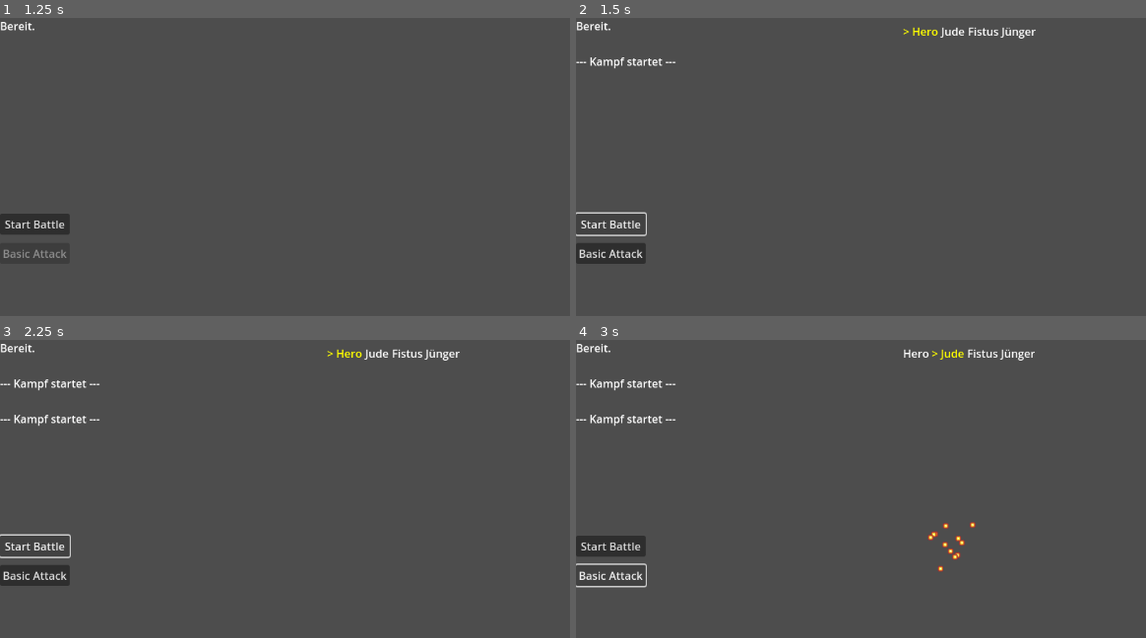
Above: before the commit, frames 1-4 (two rows, left to right).
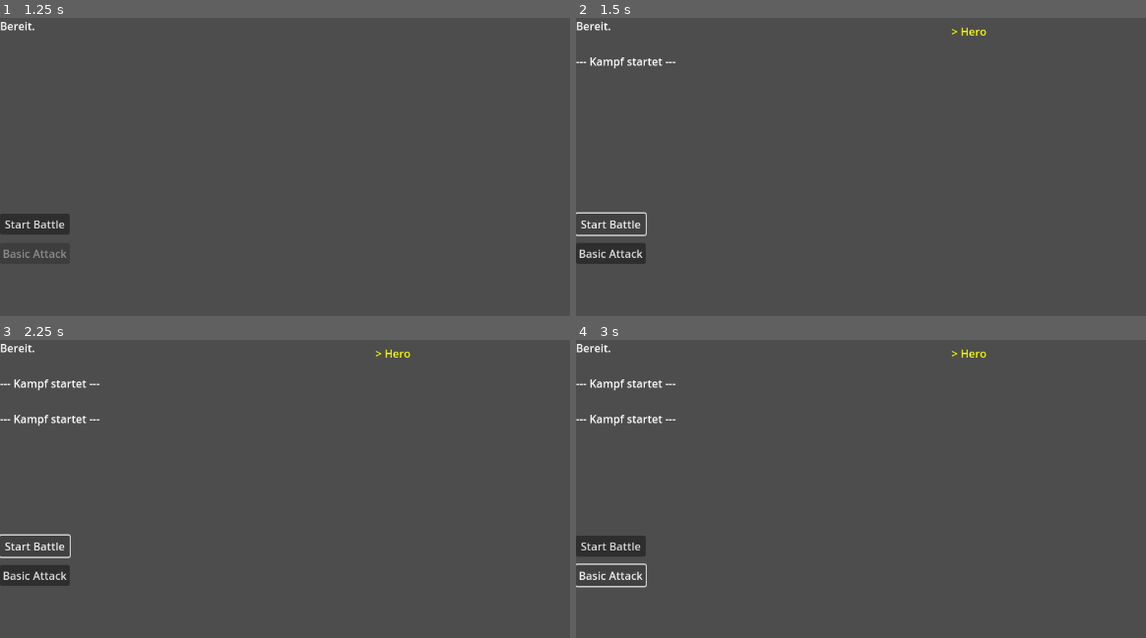
Above: after the commit, the same moments.

Repository: Marv0407/kotstulle-game
Game: Godot game, scene res://scenes/control.tscn
Same seed, same stepped clock (60 frames per second), same inputs: the game is played once before the commit and once after it.
Inputs:
- Up to frame 1 (1.25 s): click "Start New Game" at 0.5 s
- Up to frame 2 (1.5 s): click "Start Battle" at 1.25 s
- Up to frame 3 (2.25 s): click "Start Battle" at 2 s
- Up to frame 4 (3 s): click "Basic Attack" at 2.75 s

Frame 1 is identical in both runs. In frame 2, 0.4% of the frame differs, in the area x 57-81%, y 2-7%; in frame 3, 0.4%; in frame 4, 0.6%, in the area x 57-81%, y 2-78%.

Commit message:
Testing Enemy Spawning
Rentner Kloppe Rentner Kloppe Rentner Kloppe Rentner Kloppe Rentner Kloppe Rentner Kloppe Rentner Kloppe Rentner Kloppe

Diff:
--- a/scenes/BattleTest.tscn
+++ b/scenes/BattleTest.tscn
@@ -20,7 +20,7 @@
 script = ExtResource("2_tp7yc")
 party_data = Array[ExtResource("3_smx2l")]([ExtResource("4_5txia")])
 enemy_data = Array[ExtResource("3_smx2l")]([ExtResource("5_766wr"), ExtResource("6_tp7yc")])
-turn_order_container = NodePath("../DebugUI/TurnOrderContainer")
+turn_order_container = NodePath("../DebugUI/CanvasLayer/TurnOrderContainer")
 
 [node name="DebugUI" type="Control" parent="."]
 layout_mode = 3
@@ -29,6 +29,26 @@
 anchor_bottom = 1.0
 grow_horizontal = 2
 grow_vertical = 2
+
+[node name="CanvasLayer" type="CanvasLayer" parent="DebugUI"]
+
+[node name="TurnOrderContainer" type="HBoxContainer" parent="DebugUI/CanvasLayer"]
+anchors_preset = 5
+anchor_left = 0.5
+anchor_right = 0.5
+offset_left = -20.0
+offset_right = 20.0
+offset_bottom = 40.0
+grow_horizontal = 2
+
+[node name="GridContainer" type="GridContainer" parent="DebugUI/CanvasLayer"]
+offset_right = 40.0
+offset_bottom = 40.0
+
+[node name="Background" type="TextureRect" parent="DebugUI"]
+layout_mode = 0
+offset_right = 40.0
+offset_bottom = 40.0
 
 [node name="LogLabel" type="Label" parent="DebugUI"]
 layout_mode = 0
@@ -54,16 +74,6 @@
 layout_mode = 2
 disabled = true
 text = "Basic Attack"
-
-[node name="TurnOrderContainer" type="HBoxContainer" parent="DebugUI"]
-layout_mode = 1
-anchors_preset = 5
-anchor_left = 0.5
-anchor_right = 0.5
-offset_left = -20.0
-offset_right = 20.0
-offset_bottom = 40.0
-grow_horizontal = 2
 
 [node name="HBoxContainer" type="HBoxContainer" parent="DebugUI"]
 layout_mode = 1
@@ -98,5 +108,7 @@
 linear_accel_max = 32.95
 linear_accel_curve = SubResource("Curve_5txia")
 
+[node name="EnemyPartyContainer" type="Node2D" parent="DebugUI"]
+
 [connection signal="pressed" from="DebugUI/VBoxContainer/StartBattleBtn" to="." method="_on_start_battle_btn_pressed"]
 [connection signal="pressed" from="DebugUI/VBoxContainer/BasicAttackBtn" to="." method="_on_basic_attack_pressed"]
--- /dev/null
+++ b/scenes/EnemySlot.tscn
@@ -0,0 +1,11 @@
+[gd_scene format=3 uid="uid://b6c8m41txjvbc"]
+
+[node name="EnemySlot" type="Node2D"]
+
+[node name="Sprite2D" type="Sprite2D" parent="."]
+
+[node name="AnimationPlayer" type="AnimationPlayer" parent="."]
+
+[node name="GPUParticles2D" type="GPUParticles2D" parent="."]
+
+[node name="Marker2D" type="Marker2D" parent="."]
--- a/scripts/battle_manager.gd
+++ b/scripts/battle_manager.gd
@@ -7,6 +7,7 @@
 @export var party_data: Array[CharData]
 @export var enemy_data: Array[CharData]
 @export var turn_order_container: HBoxContainer
+@export var enemy_scene: PackedScene = preload("res://scenes/EnemySlot.tscn")
 var party: Array[BattleCharacter] = []
 var enemies: Array[BattleCharacter] = []
 var turn_order: Array[BattleCharacter] = []
@@ -20,6 +21,7 @@
 }
 var state := BattleState.START
 @onready var particelSpawner = $"../DebugUI/HBoxContainer/ParticelSpawner"
+@onready var spawn_point = $"../DebugUI/EnemyPartyContainer"
 
 ####################
 # Functions
@@ -38,16 +40,26 @@
 	party.clear()
 	enemies.clear()
 	turn_order.clear()
+
+	var count = enemies.size()
+	var spacing = 250.0
 
 	for data in party_data:
 		var bc = BattleCharacter.new()
 		bc.setup(data)
 		party.append(bc)
 
-	for data in enemy_data:
-		var bc = BattleCharacter.new()
-		bc.setup(data)
-		enemies.append(bc)
+	#for data in enemy_data:
+		#var bc = BattleCharacter.new()
+		#bc.setup(data)
+		#enemies.append(bc)
+
+	for i in range(count):
+		var new_enemy = enemy_scene.instantiate()
+		spawn_point.add_child(new_enemy)
+		var x_offset = (i- (count - 1) / 2.0) * spacing
+		new_enemy.position.x = x_offset
+
 
 	calculate_turn_order()
 	current_turn_index = 0
@@ -55,6 +67,8 @@
 
 	print("--- Kampf beginnt ---")
 	process_battle_loop()
+
+
 
 
 func process_turn(): #TODO hiermit später durch die states iterieren
